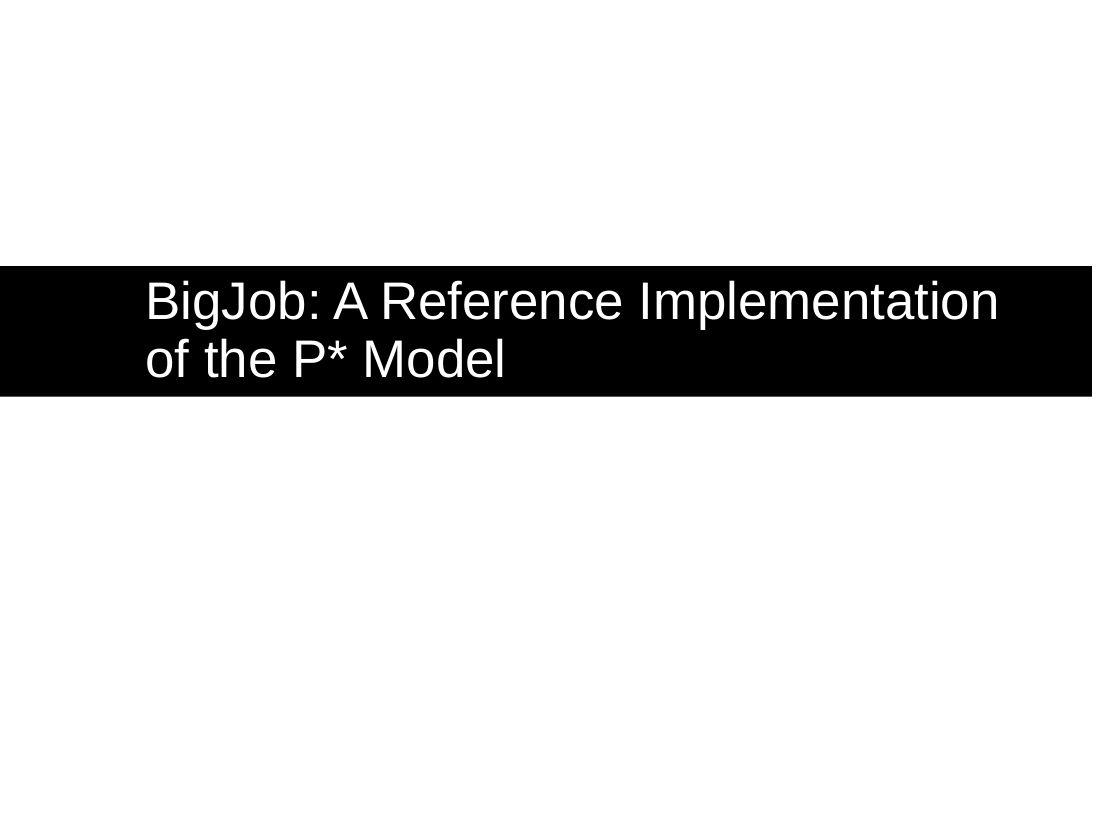
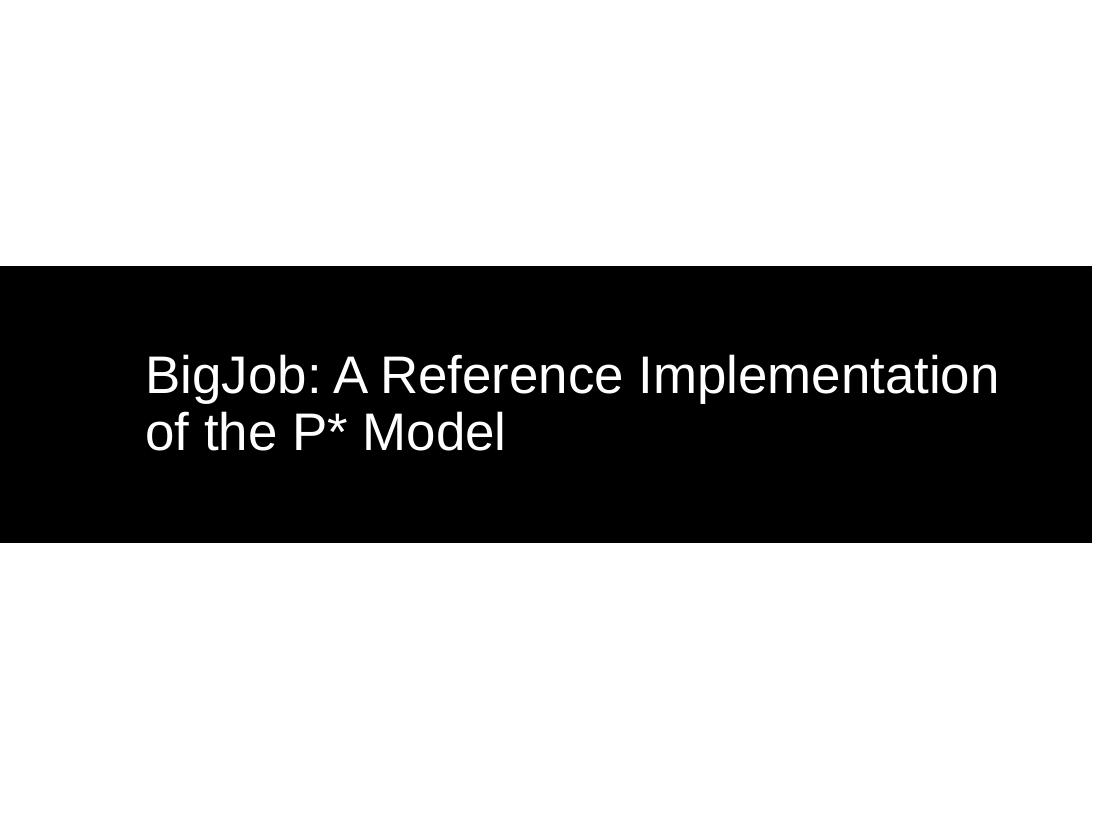
Before and after one commit to saga-project/presentations, a slide deck: slide 16 of bnl-pstar.ppt (slide 14 before the commit). Drawn at 1120x840 pixels with LibreOffice and Linux fonts; fonts in the diff are those of the drawing; background and template pictures are left out. Boxes give left, top, right and bottom in pixels: in the first picture for what was removed or moved away, otherwise in the second. Text is boxed around its words. In the diff, an @@ line names an element or a change of style, - is before the commit and + after.

```diff
--- a/bnl-pstar.ppt
+++ b/bnl-pstar.ppt
@@ rectangle "BigJob: A Reference Implementation of ...": place and size @@
-rectangle "BigJob: A Reference Implementation of ..." at [0, 267, 1092, 398]
+rectangle "BigJob: A Reference Implementation of ..." at [0, 267, 1092, 543]
```
Also in this commit, not shown: 6 other slides changed, 3 slides added.
